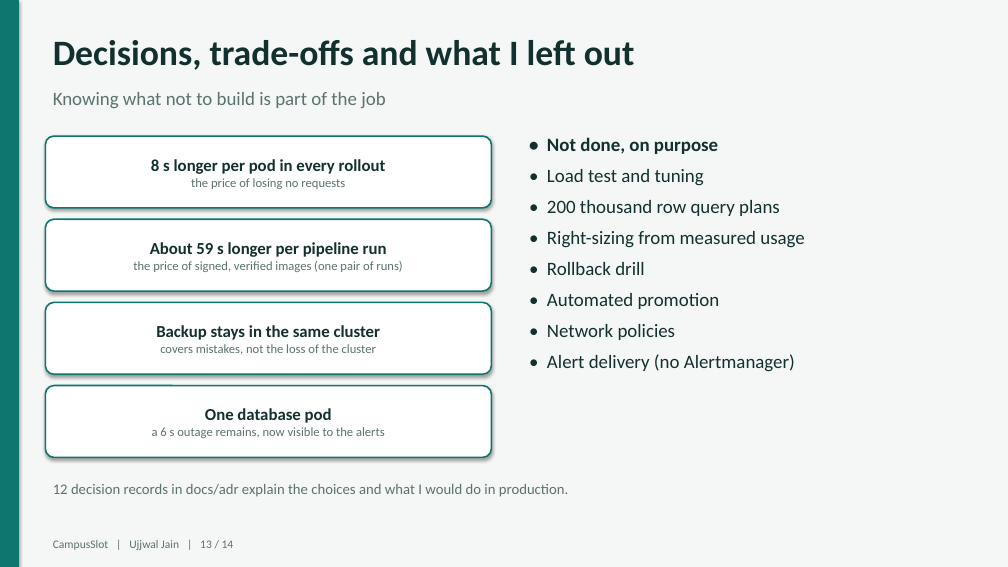
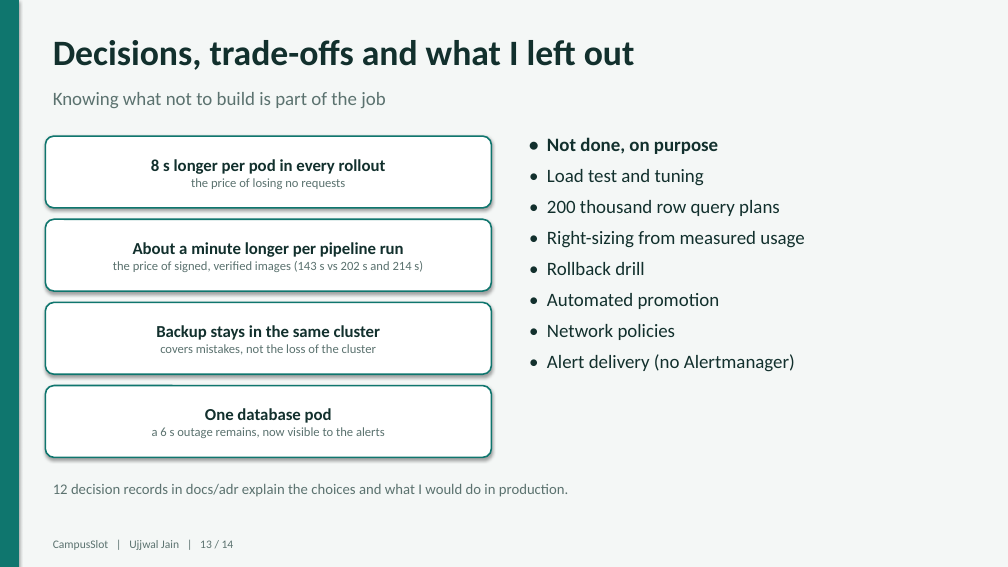
Before and after one commit to Ujjwaljain16/campusslot, a slide deck: slide 13 of docs/presentation/CampusSlot-final-presentation.pptx. Drawn at 1008x567 pixels with LibreOffice and Linux fonts; fonts in the diff are those of the drawing. Boxes give left, top, right and bottom in pixels: in the first picture for what was removed or moved away, otherwise in the second. Text is boxed around its words. In the diff, an @@ line names an element or a change of style, - is before the commit and + after.

```diff
--- a/docs/presentation/CampusSlot-final-presentation.pptx
+++ b/docs/presentation/CampusSlot-final-presentation.pptx
@@ text in rounded rectangle at box(113, 242, 423, 272): text changed @@
-About 59 s longer per pipeline run
-the price of signed, verified images (one pair of runs)
+About a minute longer per pipeline run
+the price of signed, verified images (143 s vs 202 s and 214 s)
```
Also in this commit, not shown: 1 other slide changed, 5 other files.
